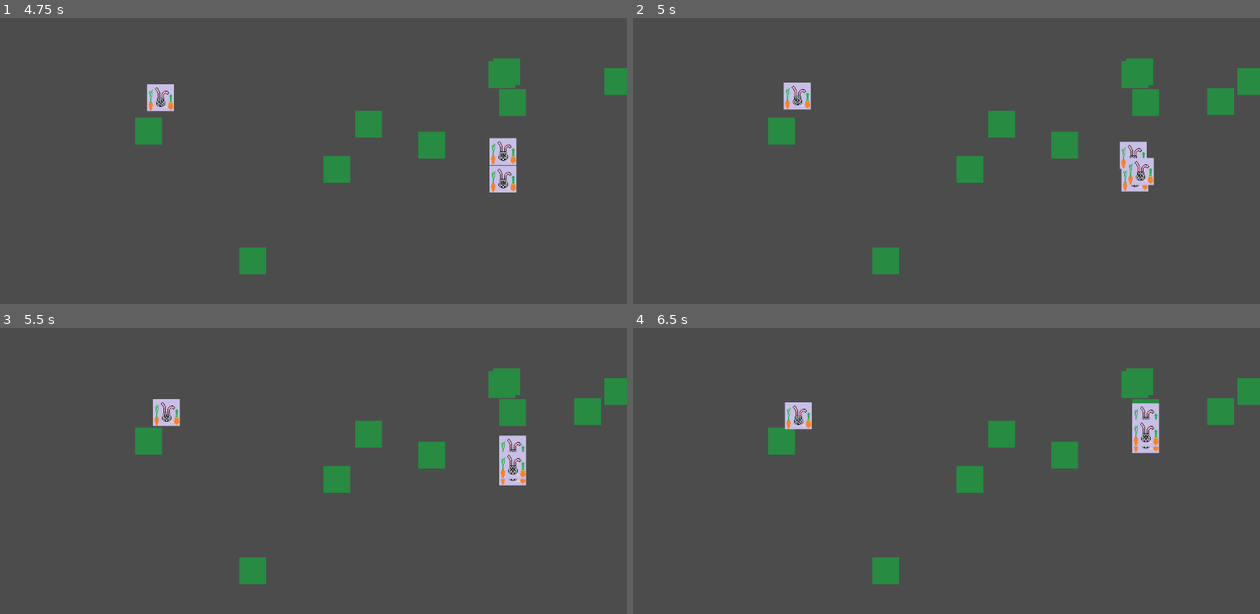
Above: before the commit, frames 1-4 (two rows, left to right).
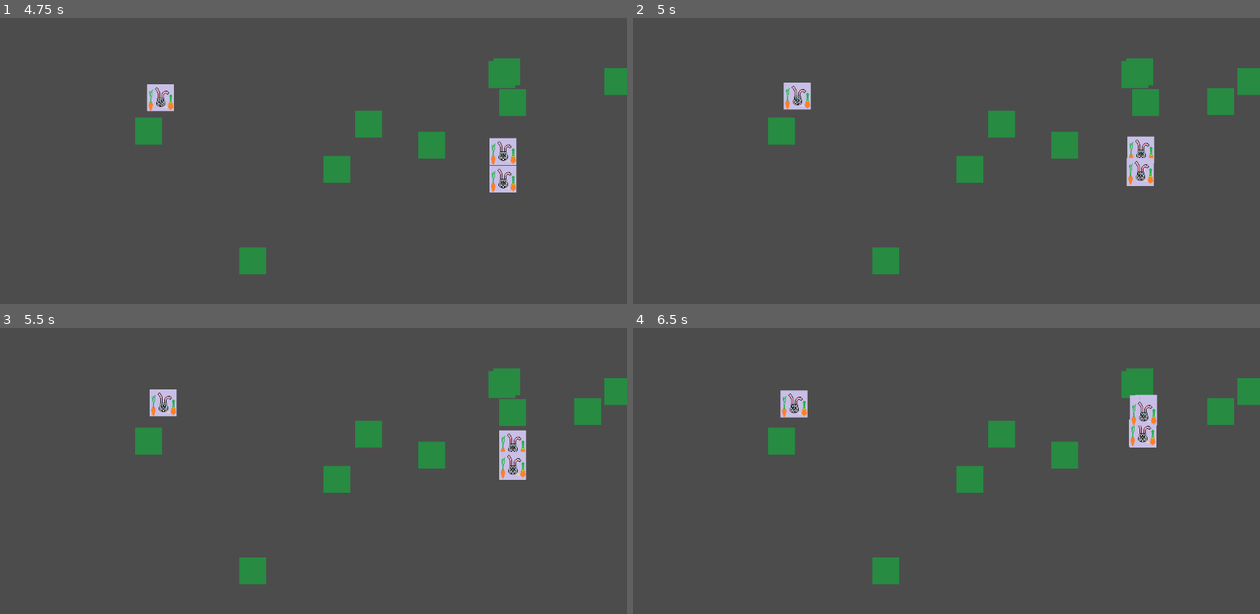
Above: after the commit, the same moments.

Repository: Unrimah/petri_cup
Game: Godot game, scene res://Node2D.tscn
The game is run twice, just before and just after one commit, with the same random seed, the same clock (stepped at 60 frames per second) and the same inputs.
Inputs:
- Up to frame 1 (4.75 s): no input
- Up to frame 2 (5 s): no input
- Up to frame 3 (5.5 s): no input
- Up to frame 4 (6.5 s): no input

Frame 1 is identical in both runs. In frame 2, 0.6% of the frame differs, in the area x 77-84%, y 41-61%; in frame 3, 0.9%; in frame 4, 1.3%, in the area x 23-84%, y 21-44%.

Commit message:
Rabbit parameters adjusted

Diff:
--- a/RabbitBody2D.gd
+++ b/RabbitBody2D.gd
@@ -2,12 +2,12 @@
 
 const MAX_HEALTH = 1000
 const FUCKING_HEALTH = 700
-const HUNGRY_HEALTH = 500
+const HUNGRY_HEALTH = 600
 const SEARCH_RANGE = 500
 const EATING_DISTANCE = 5
 const COPULATING_DISTANCE = 40
 const GRASS_FEED_RATE = 500
-const COPULATION_LOSS = 200
+const COPULATION_LOSS = HUNGRY_HEALTH / 2
 
 enum ACT {
 	DIE,
